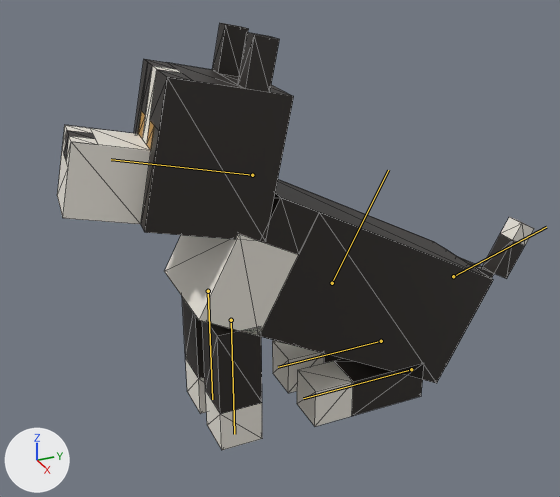
The glTF model godot/story-engine/assets/realm/voxpeople/dog.glb as it was, and as the next commit left it.
The view is the same before and after, from a 50 mm lens placed at (1.195, -0.559, 0.983), pointed at (-0.008, -0.018, 0.381). Lighting does not change. The marker at lower left points along +X, +Y and +Z. The picture after the commit comes second. Both versions are drawn at frame 29 of the action 'sit'; the numbers are the values there. The bones that bend it are drawn over the model as lines. Mesh edges are drawn as thin lines.

In view in the first picture: 'dog'.
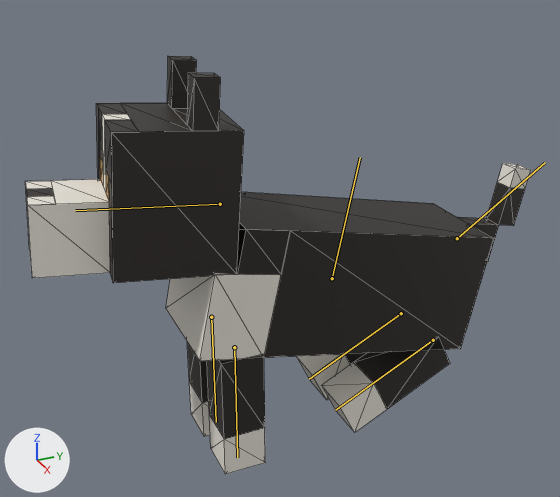
Boxes [x1, y1, x2, y2] around the edits, measured in the pictures (560 x 497 px):
```json
{"object": "dog", "change": "posed", "before": [57, 23, 534, 450], "after": [25, 56, 531, 474], "on screen": "6% wider"}
{"bone": "body", "before": "(332, 283) to (388, 170)", "after": "(332, 278) to (360, 157)"}
{"bone": "head", "before": "(252, 175) to (111, 159)", "after": "(220, 204) to (75, 210)"}
{"bone": "leg_FL", "before": "(231, 320) to (234, 434)", "after": "(234, 347) to (237, 457)"}
{"bone": "leg_FR", "before": "(208, 291) to (212, 399)", "after": "(211, 317) to (216, 422)"}
{"bone": "leg_BL", "before": "(411, 369) to (303, 398)", "after": "(433, 340) to (335, 410)"}
{"bone": "leg_BR", "before": "(381, 341) to (278, 367)", "after": "(401, 313) to (309, 379)"}
```

The change, as JSON lines over the scene's bpy script:
```json
{"block": "bone_body", "where": "bone_body = bpy.data.objects['dog_rig'].pose.bones['body']"}
{"op": "set", "path": "bone_body.location", "old": "(0.0, -0.05, -0.03)", "new": "(0.0, -0.04, -0.03)"}
{"op": "set", "path": "bone_body.rotation_quaternion", "old": "(0.97, -0.242, 0.0, 0.0)", "new": "(0.995, -0.105, 0.0, 0.0)", "note": "degrees (-28, 0, 0) -> degrees (-12, 0, 0)"}
{"block": "bone_head", "where": "bone_head = bpy.data.objects['dog_rig'].pose.bones['head']  # child of 'body'"}
{"op": "set", "path": "bone_head.rotation_quaternion", "old": "(0.99, -0.134, 0.007, -0.051)", "new": "(0.997, -0.065, 0.004, -0.052)", "note": "degrees (-15, 0, -6) -> degrees (-7, 0, -6)"}
{"block": "bone_leg_fl", "where": "bone_leg_fl = bpy.data.objects['dog_rig'].pose.bones['leg_FL']  # child of 'body'"}
{"op": "set", "path": "bone_leg_fl.rotation_quaternion", "old": "(-0.97, -0.242, 0.0, 0.0)", "new": "(-0.995, -0.105, 0.0, 0.0)", "note": "degrees (28, 0, 0) -> degrees (12, 0, 0)"}
{"block": "bone_leg_fr", "where": "bone_leg_fr = bpy.data.objects['dog_rig'].pose.bones['leg_FR']  # child of 'body'"}
{"op": "set", "path": "bone_leg_fr.rotation_quaternion", "old": "(-0.97, -0.242, 0.0, 0.0)", "new": "(-0.995, -0.105, 0.0, 0.0)", "note": "degrees (28, 0, 0) -> degrees (12, 0, 0)"}
{"block": "bone_leg_bl", "where": "bone_leg_bl = bpy.data.objects['dog_rig'].pose.bones['leg_BL']  # child of 'body'"}
{"op": "set", "path": "bone_leg_bl.rotation_quaternion", "old": "(0.857, -0.515, 0.0, 0.0)", "new": "(0.899, -0.438, 0.0, 0.0)", "note": "degrees (-62, 0, 0) -> degrees (-52, 0, 0)"}
{"block": "bone_leg_br", "where": "bone_leg_br = bpy.data.objects['dog_rig'].pose.bones['leg_BR']  # child of 'body'"}
{"op": "set", "path": "bone_leg_br.rotation_quaternion", "old": "(0.857, -0.515, 0.0, 0.0)", "new": "(0.899, -0.438, 0.0, 0.0)", "note": "degrees (-62, 0, 0) -> degrees (-52, 0, 0)"}
```
